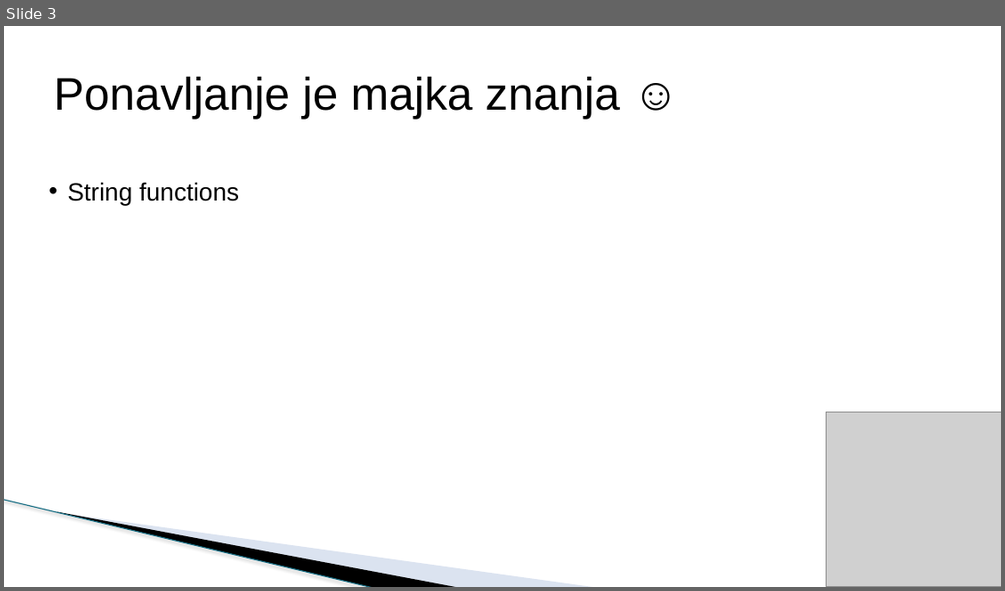
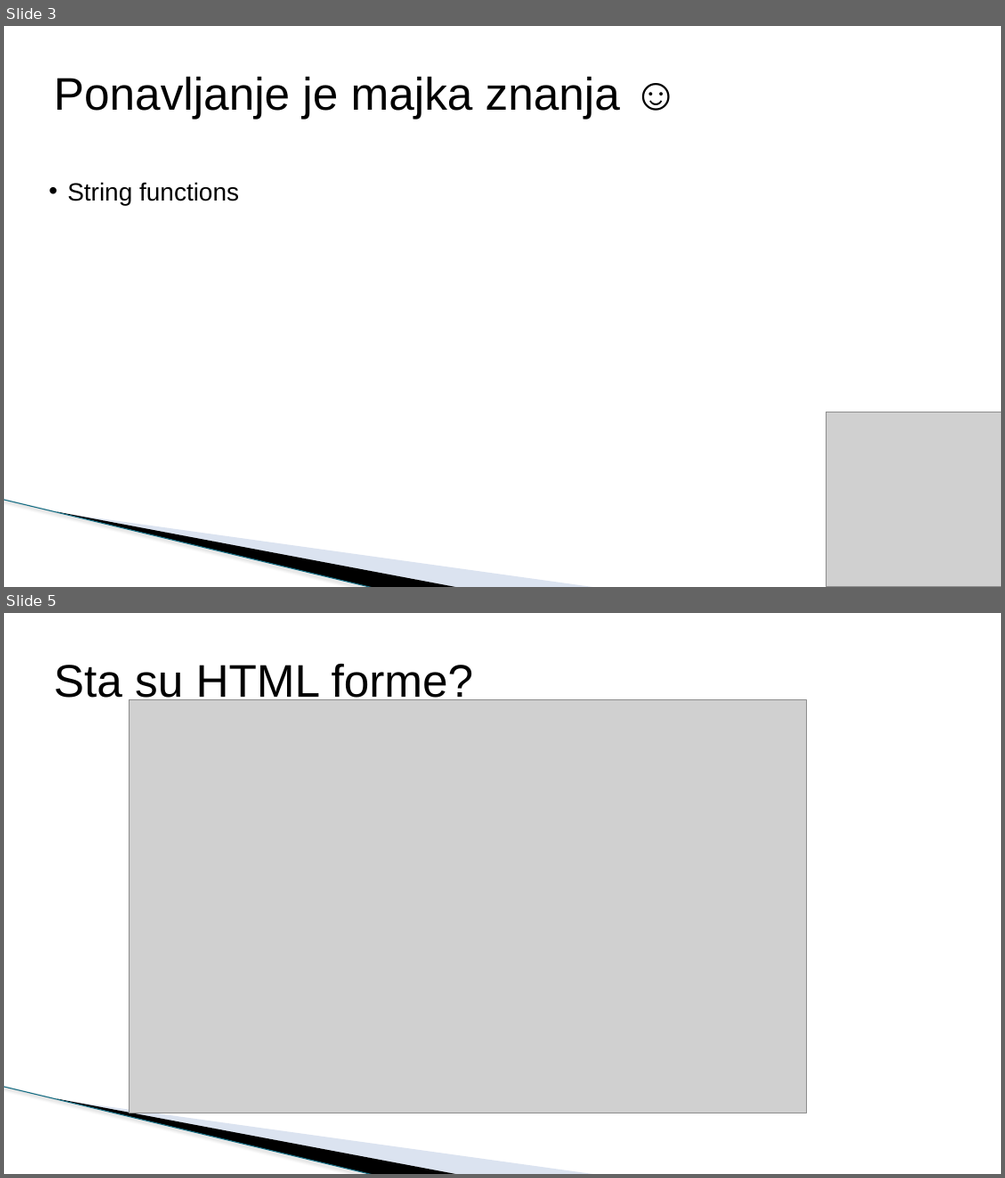
Before and after one commit to todalexcode/kurs-front-end, a slide deck: sesija-12/PPT/Front-End Developer-12.pptx. Shown one above the other, each under a label of ours: slide 3 before the commit, slides 3 and 5 after it; the slides between them are not shown. The pictures are 1005x591 and 1005x1178 pixels, drawn with LibreOffice and Linux fonts; fonts in the diff are those of the drawing; grey boxes stand for pictures; background and template pictures are left out. Boxes give left, top, right and bottom in pixels: in the first picture for what was removed or moved away, otherwise in the second. Text is boxed around its words. In the diff, an @@ line names an element or a change of style, - is before the commit and + after.

```diff
--- a/sesija-12/PPT/Front-End Developer-12.pptx
+++ b/sesija-12/PPT/Front-End Developer-12.pptx
@@ slide 5 added at box(4, 613, 1001, 1174), background #FFFFFF; not listed: 3 template elements that a slide beside it also shows @@
@@ title added at box(54, 664, 474, 706), 44 pt, text #000000 @@
+Sta su HTML forme?
@@ picture added at box(129, 699, 807, 1112) @@
```
Also in this commit, not shown: 2 slides changed, 34 other slides added, 22 other files.
